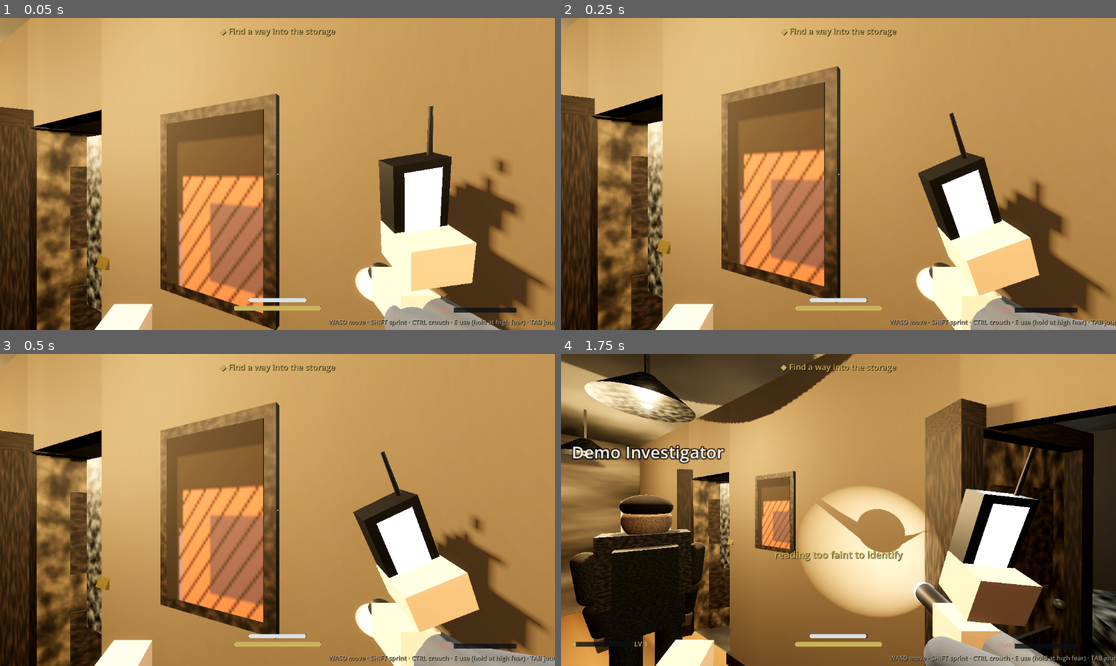
Above: before the commit, frames 1-4 (two rows, left to right).
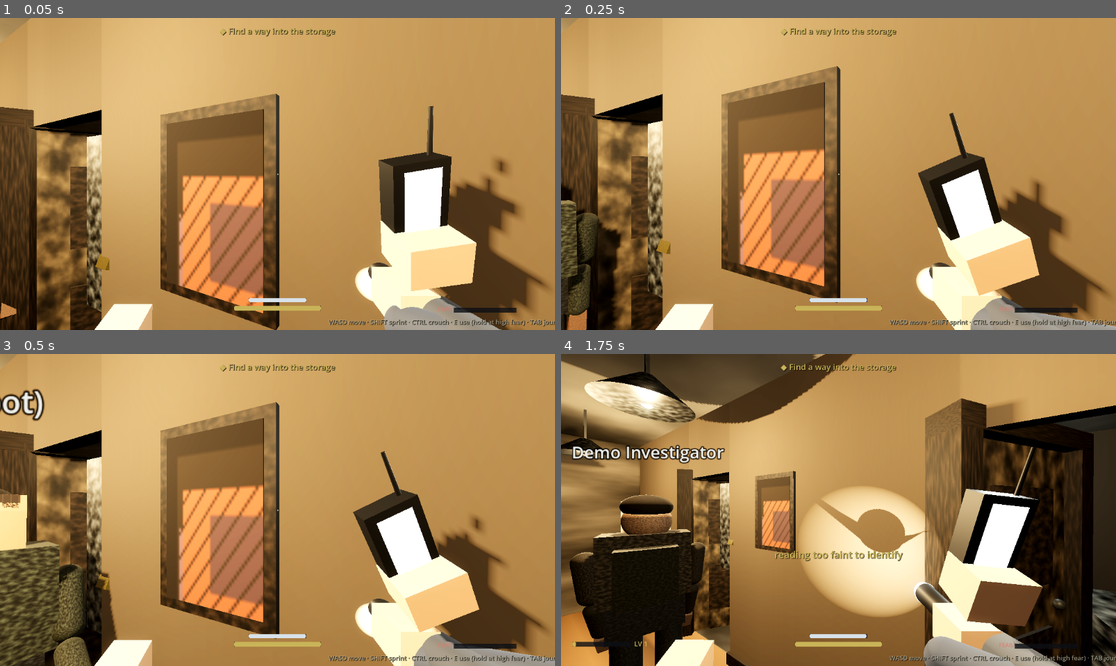
Above: after the commit, the same moments.

Repository: blastbeng/ProjectSpecterV2
Game: Godot game, scene res://scenes/match.tscn
The game is run twice, just before and just after one commit, with the same random seed, the same clock (stepped at 60 frames per second) and the same inputs. This scene is started directly instead of the project's main scene.
Inputs (mouse positions are in pixels of both pictures, inside the frame that each line leads up to):
- Up to frame 1 (0.05 s): no input
- Up to frame 2 (0.25 s): no input
- Up to frame 3 (0.5 s): no input
- Up to frame 4 (1.75 s): tap Enter (ui_accept) at 0.5, 0.77, 1.52 s; move the mouse to (866, 510) at 0.52 s; hold Up (ui_up) from 0.53 s (still down); tap F at 0.6, 1.35 s; click (866, 510) at 0.67 s; tap J at 1.25 s; move the mouse to (810, 510) at 1.27 s

The runs differ from the first frame. In frame 1, 0.1% of the frame differs, in the area x 0-4%, y 91-97%; in frame 2, 2.6%; in frame 3, 7.2%, in the area x 0-22%, y 11-100%; in frame 4, nothing differs.

Commit message:
feat: bots v1 (Vision 6) -- BotDriver walks hall-spine waypoints to EMF hotspots, dwells, logs evidence via journal.bot_captured into the shared roster journal; Riggs bot in Match

Diff:
--- /dev/null
+++ b/scripts/ai/bot_driver.gd
@@ -0,0 +1,131 @@
+class_name BotDriver
+extends Node
+## Bot v1 (Vision 6): a scripted investigator that reuses the player systems
+## through InvestigatorAvatar.drive() — picks an evidence hotspot, walks to
+## it (stopping at doorways), "logs" the reading, moves on. No pathfinding:
+## rooms connect through the hall, so the bot walks room-center -> hall ->
+## door -> room-center, which is exactly how the house is laid out.
+## Purely visual + journal-driving for now: bots log evidence like players
+## (Vision 6 bots requirement) but never block the local player.
+
+const WALK_SPEED := 2.6
+const ARRIVE_M := 0.35
+const DWELL_S := 3.2        # seconds "investigating" at a hotspot
+
+var bot_name := "Bot"
+var avatar: InvestigatorAvatar
+var house: HouseBuilder
+var journal: Journal
+
+var _waypoints: Array = []   # Vector3 list to the current hotspot
+var _wp_index := 0
+var _dwell_left := 0.0
+var _logged: Array = []      # hotspots already investigated
+var _rng := RandomNumberGenerator.new()
+
+
+func setup(avatar_ref: InvestigatorAvatar, house_ref: HouseBuilder, journal_ref: Journal,
+		display_name: String) -> void:
+	avatar = avatar_ref
+	house = house_ref
+	journal = journal_ref
+	bot_name = display_name
+	avatar.display_name = display_name
+	_rng.seed = hash(bot_name) + 77
+	_pick_next_hotspot()
+
+
+func is_investigating() -> bool:
+	return avatar != null and is_instance_valid(avatar)
+
+
+func logged_count() -> int:
+	return _logged.size()
+
+
+## Pick a hotspot the bot has not logged yet; plan waypoints through the
+## hall spine (z = 3.85) so it never walks through walls.
+func _pick_next_hotspot() -> void:
+	if house == null:
+		return
+	var spots: Array = house.emf_hotspots
+	var next: Dictionary = {}
+	for s in spots:
+		if not _logged.has(s):
+			next = s
+			break
+	if next.is_empty():
+		_logged.clear()  # cycled everything: start over
+		for s in spots:
+			if not _logged.has(s):
+				next = s
+				break
+	if next.is_empty():
+		return
+	var dest: Vector3 = next["pos"]
+	# Room of the destination (hotspots carry their room tag).
+	var room: String = next.get("room", "")
+	var plan: Array = []
+	var here := avatar.global_position if avatar != null else Vector3(2.9, 0.0, 3.85)
+	var in_hall: bool = here.z > 2.9 and here.z < 4.7
+	var dest_hall := _hall_point_for(dest)
+	if not in_hall:
+		# Step out to the hall first (through our own room, then hall spine).
+		plan.append(_hall_point_for(here))
+	plan.append(dest_hall)
+	if room != "" and dest_hall.distance_to(dest) > 0.8:
+		plan.append(dest)  # into the room interior
+	_waypoints = plan
+	_wp_index = 0
+	_dwell_left = 0.0
+
+
+## Hall spine point nearest to a world position (hall runs along z at 3.85).
+func _hall_point_for(p: Vector3) -> Vector3:
+	return Vector3(clampf(p.x, 0.6, 6.2), 0.0, 3.85)
+
+
+func _process(delta: float) -> void:
+	if avatar == null or not is_instance_valid(avatar) or house == null:
+		return
+	# Dwell phase: stand at the hotspot and "investigate".
+	if _wp_index >= _waypoints.size():
+		avatar.drive(0.0)
+		_dwell_left -= delta
+		if _dwell_left <= 0.0:
+			_log_current()
+			_pick_next_hotspot()
+		return
+	# Walk phase: head to the current waypoint.
+	var dest: Vector3 = _waypoints[_wp_index]
+	var to: Vector3 = dest - avatar.global_position
+	to.y = 0.0
+	var dist: float = to.length()
+	if dist < ARRIVE_M:
+		_wp_index += 1
+		if _wp_index >= _waypoints.size():
+			_dwell_left = DWELL_S
+		return
+	var step: Vector3 = to.normalized() * WALK_SPEED * delta
+	avatar.global_position += step
+	# Face the movement direction (avatar forward is -Z).
+	avatar.rotation.y = atan2(-to.x, -to.z)
+	avatar.drive(WALK_SPEED)
+
+
+## Log the hotspot we just investigated, like a player pressing F on it.
+func _log_current() -> void:
+	if journal == null:
+		return
+	var here := avatar.global_position
+	var best: Dictionary = {}
+	var best_d := 2.2
+	for s in house.emf_hotspots:
+		var d: float = (s["pos"] as Vector3).distance_to(here)
+		if d < best_d:
+			best_d = d
+			best = s
+	if best.is_empty():
+		return
+	_logged.append(best)
+	journal.bot_captured(String(best["kind"]), String(best["room"]))
--- a/scripts/gameplay/journal.gd
+++ b/scripts/gameplay/journal.gd
@@ -142,6 +142,12 @@
 		host_add_capture(kind, room)
 	else:
 		request_capture.rpc_id(1, kind, room)
+
+
+## Capture from an investigator BOT (Vision 6): bots log evidence like
+## players, routed through the host path so it merges roster-wide.
+func bot_captured(kind: String, room: String) -> void:
+	host_add_capture(kind, room)
 
 
 ## Host-side capture (solo path too). Dedupes kind+room; broadcasts to peers.
--- a/scripts/gameplay/match.gd
+++ b/scripts/gameplay/match.gd
@@ -14,6 +14,7 @@
 var _powers: EntityPowers
 var _house: HouseBuilder
 var _demo_avatar: InvestigatorAvatar
+var _bot: BotDriver
 var _extract_gate: ExtractionGate
 var _fear: FearMeter
 # peer id -> remote avatar (Vision 5.2)
@@ -61,6 +62,15 @@
 	_player.emf.set_hotspots(house.emf_hotspots)
 	_player.emf.toggle(false)
 	_hud.set_emf(0.0, 1)
+	# Bot v1 (Vision 6): a scripted teammate investigates hotspots like a
+	# player — walks hall spine, logs readings into the shared journal.
+	var bot_avatar := InvestigatorAvatar.new()
+	bot_avatar.player_index = 2
+	add_child(bot_avatar)
+	bot_avatar.position = Vector3(5.4, 0.0, 4.4)
+	_bot = BotDriver.new()
+	add_child(_bot)
+	_bot.setup(bot_avatar, house, _journal, "Riggs (bot)")
 	# Spawn avatars for peers already registered (joiner case) and future ones.
 	for id in Net.players:
 		_spawn_remote_avatar(id, Net.players[id])
--- /dev/null
+++ b/tests/test_bot.gd
@@ -0,0 +1,63 @@
+extends SceneTree
+## Bot v1 test (Vision 6): the scripted investigator walks to EMF hotspots
+## through the hall spine, dwells, logs evidence into the shared journal,
+## and keeps cycling. Asserts real movement, waypoint progress, journal
+## captures appearing, and that the bot never leaves the house bounds.
+
+const PASS_S := "TEST_BOT_RESULT=PASS"
+const FAIL_S := "TEST_BOT_RESULT=FAIL"
+
+
+func _init() -> void:
+	call_deferred("_run")
+
+
+func _fail(msg: String) -> void:
+	print(FAIL_S, " ", msg)
+	quit(1)
+
+
+func _run() -> void:
+	var scene: Node = (load("res://scenes/match.tscn") as PackedScene).instantiate()
+	root.add_child(scene)
+	for i in 6:
+		await process_frame
+
+	var m: Node = root.get_node("Match")
+	var bot: BotDriver = m._bot
+	if bot == null or bot.avatar == null:
+		_fail("bot not wired into Match")
+		return
+	var journal: Journal = m.get_node("Journal")
+	var house: HouseBuilder = m.find_children("*", "HouseBuilder", true, false)[0]
+	var start: Vector3 = bot.avatar.global_position
+
+	# Drive the bot by hand for ~30 s of frames (headless delta pacing).
+	var t := 0.0
+	var moved := false
+	var last_pos: Vector3 = bot.avatar.global_position
+	while t < 30.0 and journal.captures.size() < 2:
+		var dt: float = 1.0 / 60.0
+		bot._process(dt)
+		t += dt
+		if bot.avatar.global_position.distance_to(last_pos) > 0.02:
+			moved = true
+		last_pos = bot.avatar.global_position
+		await process_frame
+	if not moved:
+		_fail("bot never moved")
+		return
+	if bot.avatar.global_position.distance_to(start) < 0.5:
+		_fail("bot never left spawn")
+		return
+	if journal.captures.is_empty():
+		_fail("bot logged no evidence in %.0f s" % t)
+		return
+	# Waypoints keep the bot on hall spine or room interiors (z inside house).
+	var p: Vector3 = bot.avatar.global_position
+	if p.x < -0.5 or p.x > 7.5 or p.z < -0.5 or p.z > 8.5:
+		_fail("bot escaped the house: %s" % p)
+		return
+
+	print(PASS_S, " captures=%d at=%s t=%.0fs" % [journal.captures.size(), last_pos, t])
+	quit(0)
Not shown, added: scripts/ai/bot_driver.gd.uid
Not shown, added: tests/test_bot.gd.uid
